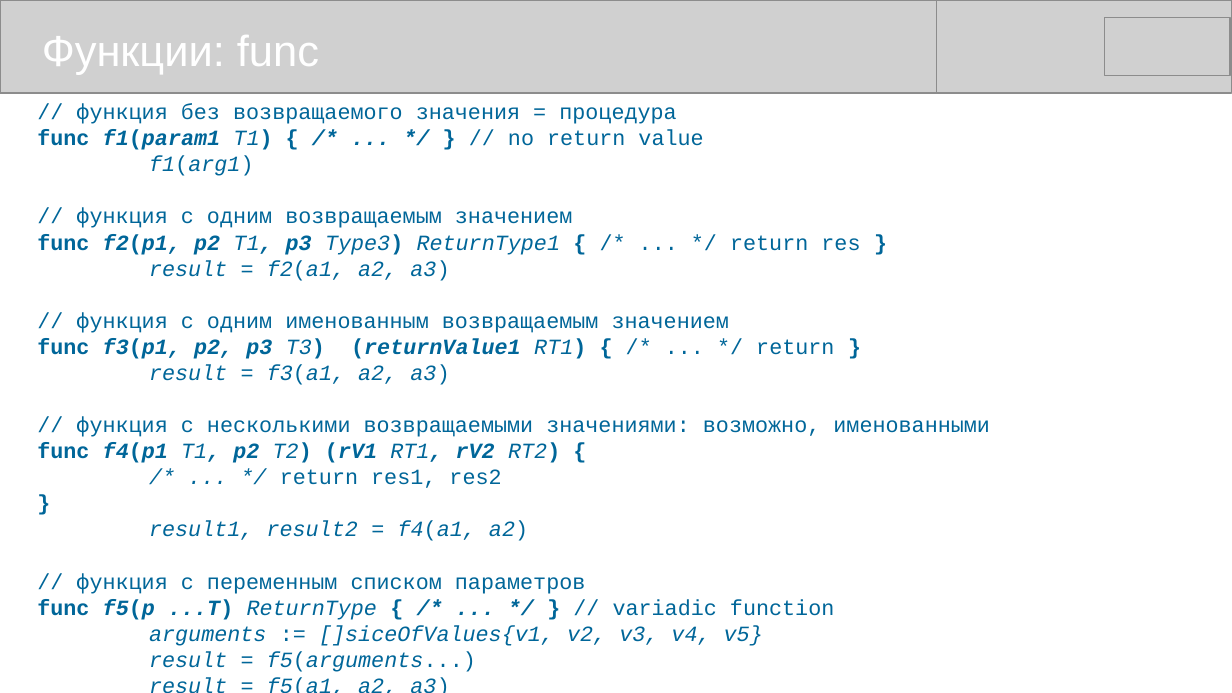
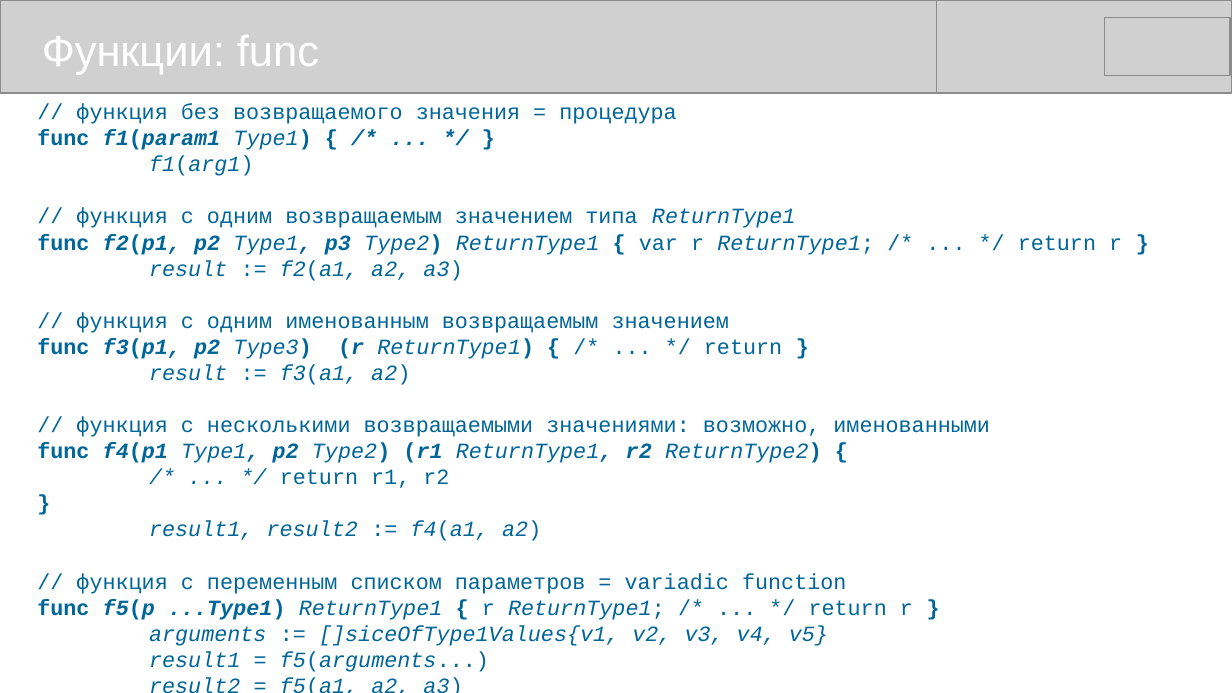
Before and after one commit to mike-shock/Go_language, a slide deck: slide 27 of Go_Review.odp (slide 31 before the commit). Drawn at 1232x693 pixels with LibreOffice and Linux fonts; fonts in the diff are those of the drawing; grey boxes stand for pictures. Boxes give left, top, right and bottom in pixels: in the first picture for what was removed or moved away, otherwise in the second. Text is boxed around its words. In the diff, an @@ line names an element or a change of style, - is before the commit and + after.

```diff
--- a/Go_Review.odp
+++ b/Go_Review.odp
@@ text at [37,130,311,150]: text changed; italic on @@
-func f1(param1 T1) { /* ... */ } // no return value
+func f1(param1 Type1) { /* ... */ }
@@ text at [37,208,1122,281]: text changed @@
-// функция с одним возвращаемым значением
-func f2(p1, p2 T1, p3 Type3) ReturnType1 { /* ... */ return res }
-result = f2(a1, a2, a3)
+// функция с одним возвращаемым значением типа ReturnType1
+func f2(p1, p2 Type1, p3 Type2) ReturnType1 { var r ReturnType1; /* ... */ return r }
+result := f2(a1, a2, a3)
@@ text at [37,338,782,385]: text changed @@
-func f3(p1, p2, p3 T3) (returnValue1 RT1) { /* ... */ return }
-result = f3(a1, a2, a3)
+func f3(p1, p2 Type3) (r ReturnType1) { /* ... */ return }
+result := f3(a1, a2)
@@ text at [37,443,822,488]: text changed @@
-func f4(p1 T1, p2 T2) (rV1 RT1, rV2 RT2) {
-/* ... */ return res1, res2
+func f4(p1 Type1, p2 Type2) (r1 ReturnType1, r2 ReturnType2) {
+/* ... */ return r1, r2
@@ text at [37,521,913,672]: text changed @@
-result1, result2 = f4(a1, a2)
-// функция с переменным списком параметров
-func f5(p ...T) ReturnType { /* ... */ } // variadic function
-arguments := []siceOfValues{v1, v2, v3, v4, v5}
-result = f5(arguments...)
-result = f5(a1, a2, a3)
+result1, result2 := f4(a1, a2)
+// функция с переменным списком параметров = variadic function
+func f5(p ...Type1) ReturnType1 { r ReturnType1; /* ... */ return r }
+arguments := []siceOfType1Values{v1, v2, v3, v4, v5}
+result1 = f5(arguments...)
+result2 = f5(a1, a2, a3)
```
Also in this commit, not shown: 11 other slides changed, 4 slides removed, 1 other file.
